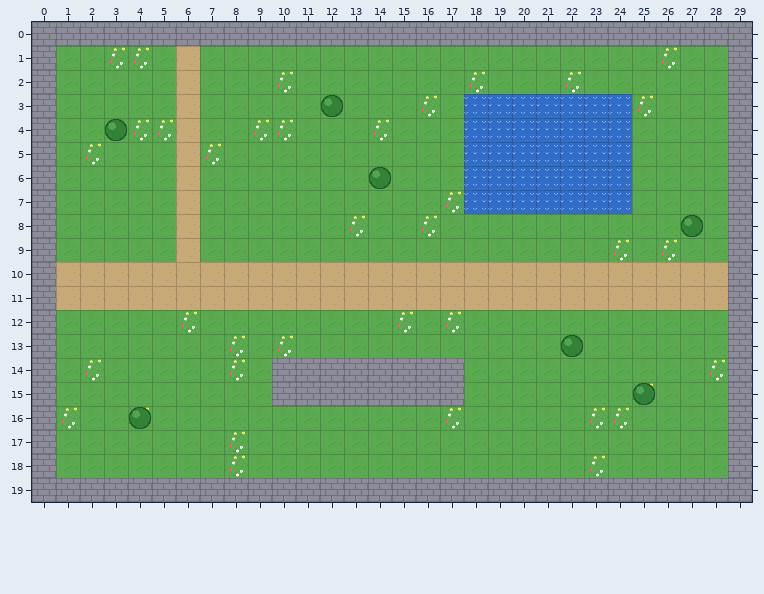
Tiled map: examples/assets/level1.tmx. Above: the version before the commit.
Cells are 32x32 px. Shown: x 0..29, y 0..19.
New version:
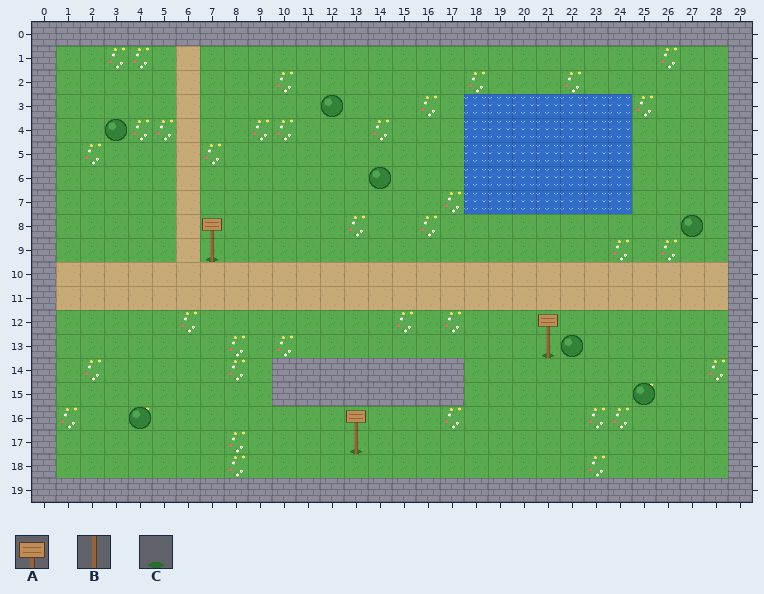
Key: from "props": A 0, B 1, C 2.
_ is an empty cell.
Tiles of an added or newly shown layer are drawn over the layers below it.
The edit:
Changed rows in their new state; . is an unchanged cell.
Layer "Ground details" (added):
first column x 7:
 9 C
first column x 21:
13 C
first column x 13:
17 C
Layer "Midground" (added):
first column x 7:
 8 A..............
 9 B..............
12 ..............A
13 ..............B
16 ......A........
17 ......B........
